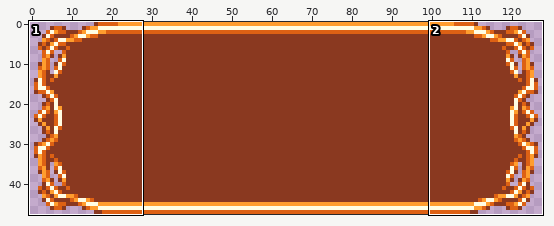
Two versions of one pixel-art file, GraphicAsset/Sprites/FPS_GUI/Button_Long.aseprite. Above: a wide view before the commit, with the close-up outlined.
Close-up. Earlier state:
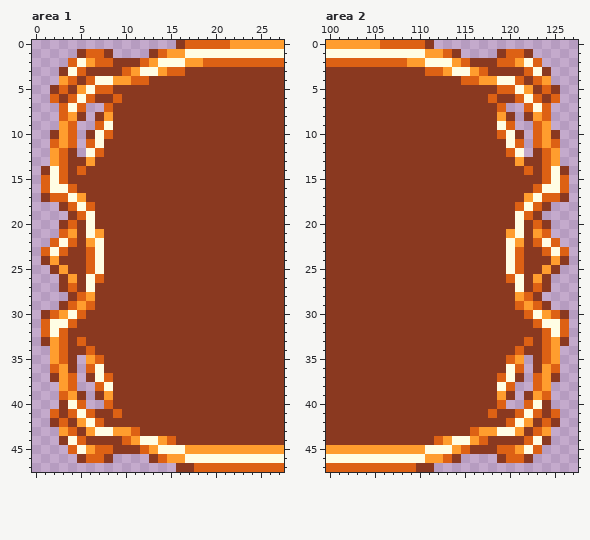
128x48 pixels, 1 frame. Shown: area 1: x 0..27, y 0..47; area 2: x 100..127, y 0..47.
After the commit:
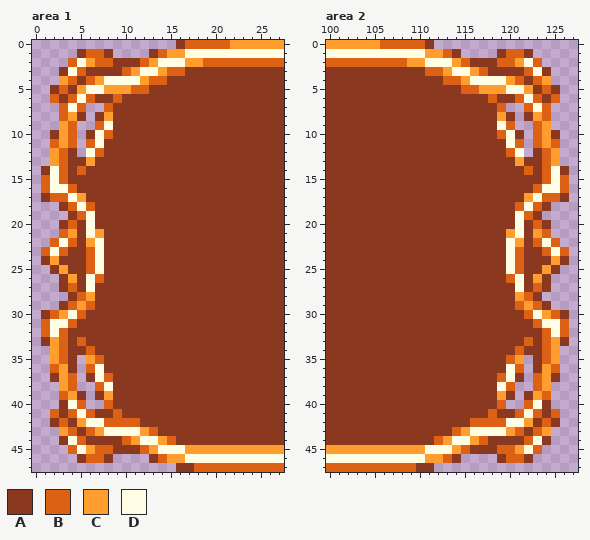
Palette (. is transparent): A #8a3920  B #dd6114  C #ff9d2e  D #fffde4
Changes in this commit:
Area 1:
Colour A gives way to colour B in row 4 at x 13 to 14; in row 5 at x 11 to 12; in row 42 at x 8 to 11; in row 43 at x 13.
Colour C gives way to colour B in row 43 at x 6.
Colour A gives way to colour C in row 5 at x 9 to 10; in row 43 at x 12.
Colour B gives way to colour C in row 4 at x 12; in row 5 at x 8.
Colour D gives way to colour C in row 4 at x 7; in row 43 at x 7.
Colour B gives way to colour D in row 4 at x 11; in row 5 at x 7; in row 42 at x 7; in row 43 at x 11.
Colour C gives way to colour D in row 4 at x 9 to 10; in row 43 at x 9 to 10.
Area 2:
Colour A gives way to colour B in row 4 at x 113 to 114; in row 5 at x 115 to 116; in row 42 at x 116 to 119; in row 43 at x 114.
Colour C gives way to colour B in row 43 at x 121.
Colour A gives way to colour C in row 5 at x 117 to 118; in row 43 at x 115.
Colour B gives way to colour C in row 4 at x 115; in row 5 at x 119.
Colour D gives way to colour C in row 4 at x 120; in row 43 at x 120.
Colour B gives way to colour D in row 4 at x 116; in row 5 at x 120; in row 42 at x 120; in row 43 at x 116.
Colour C gives way to colour D in row 4 at x 117 to 118; in row 43 at x 117 to 118.
Changed places in both close-ups, as pixel boxes (x1, y1, x2, y2):
changed: (95, 76, 167, 94)
changed: (86, 418, 158, 436)
changed: (443, 76, 515, 94)
changed: (452, 418, 524, 436)
